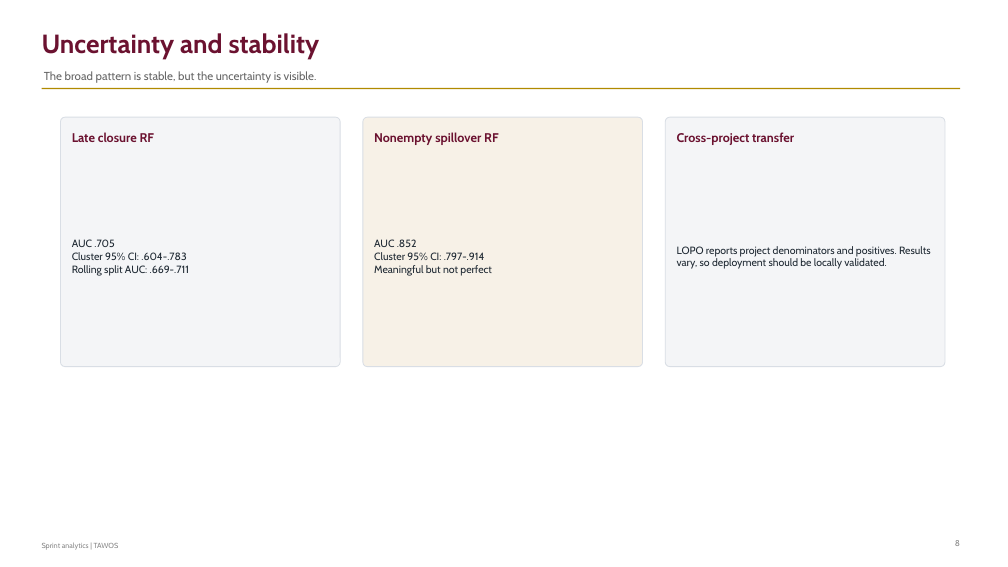
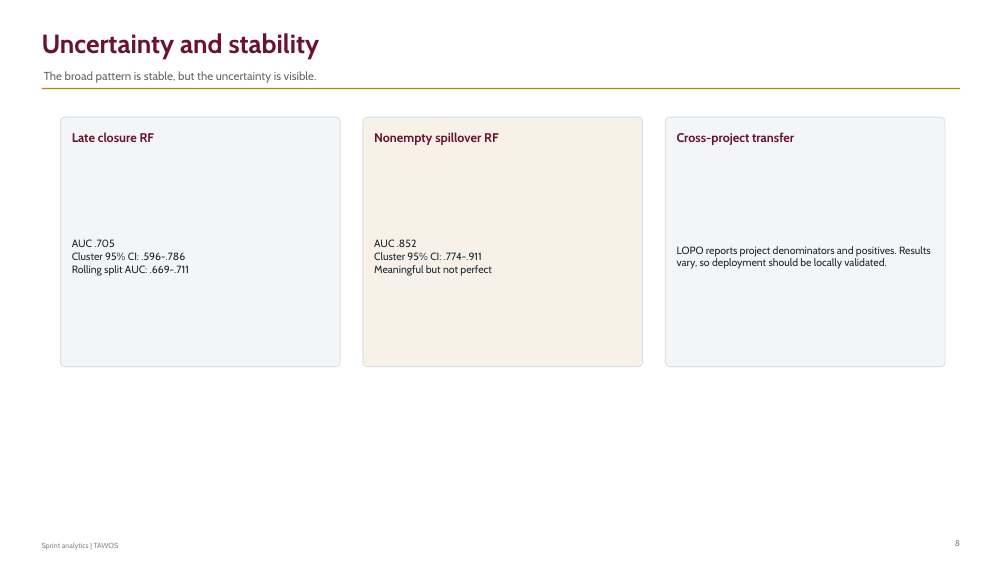
Before and after one commit to hani-ziad/SwEng_202610, a slide deck: slide 8 of week-16-article-artifact-presentation/sprint_risk_presentation.pptx. Drawn at 1008x567 pixels with LibreOffice and Linux fonts; fonts in the diff are those of the drawing. Boxes give left, top, right and bottom in pixels: in the first picture for what was removed or moved away, otherwise in the second. Text is boxed around its words. In the diff, an @@ line names an element or a change of style, - is before the commit and + after.

```diff
--- a/week-16-article-artifact-presentation/sprint_risk_presentation.pptx
+++ b/week-16-article-artifact-presentation/sprint_risk_presentation.pptx
@@ text at <box>72,252,185,260</box>: text changed @@
-Cluster 95% CI: .604-.783
+Cluster 95% CI: .596-.786
@@ text at <box>374,252,482,260</box>: text changed @@
-Cluster 95% CI: .797-.914
+Cluster 95% CI: .774-.911
```
Also in this commit, not shown: 1 other slide changed, 23 other files.
